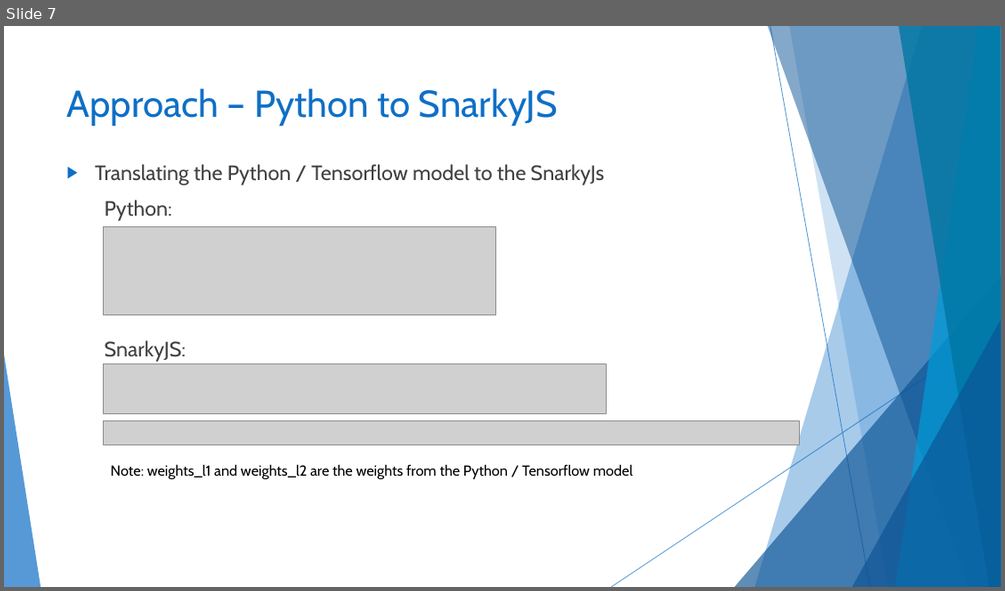
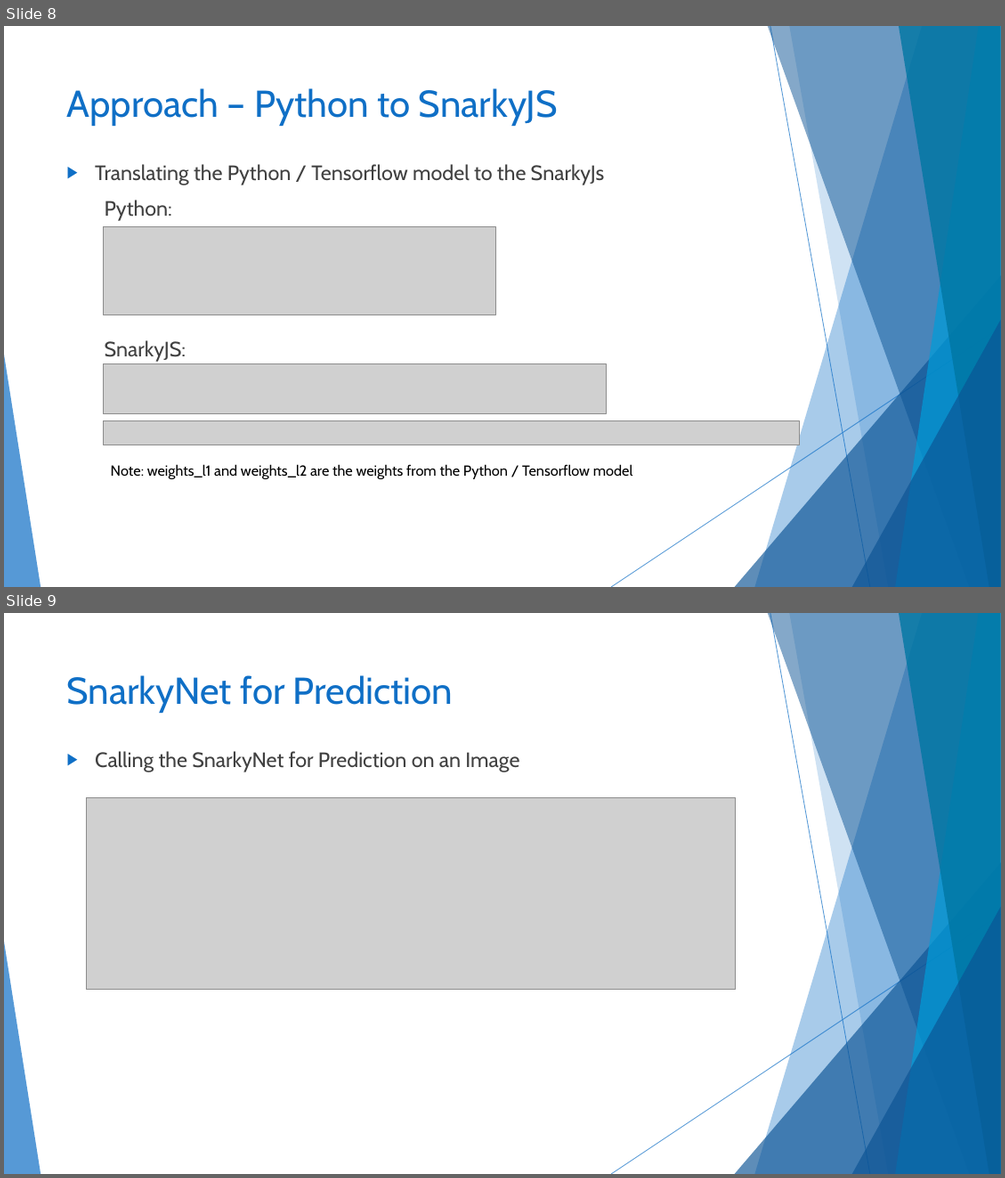
Before and after one commit to gordonfreemanfree/SnarkyNet-MNIST-Digits, a slide deck: Makalfo_Deep_Neural_Network.pptx. Shown one above the other, each under a label of ours: slide 7 before the commit, slides 8 and 9 after it. The pictures are 1005x591 and 1005x1178 pixels, drawn with LibreOffice and Linux fonts; fonts in the diff are those of the drawing; grey boxes stand for pictures. Boxes give left, top, right and bottom in pixels: in the first picture for what was removed or moved away, otherwise in the second. Text is boxed around its words. In the diff, an @@ line names an element or a change of style, - is before the commit and + after.

```diff
--- a/Makalfo_Deep_Neural_Network.pptx
+++ b/Makalfo_Deep_Neural_Network.pptx
@@ slide 9 added at [4, 613, 1001, 1174], background #FFFFFF; not listed: 10 template elements that a slide beside it also shows @@
@@ title added at [67, 675, 453, 713], 36 pt, text #0F6FC6 @@
+SnarkyNet for Prediction
@@ text added at [95, 751, 519, 772], 20 pt, text #404040 @@
+▶ Calling the SnarkyNet for Prediction on an Image
@@ picture added at [86, 798, 736, 989] @@
@@ what was slide 7 is now slide 8 @@
```
Also in this commit, not shown: 1 slide changed, 8 other slides added, 15 slides removed.
